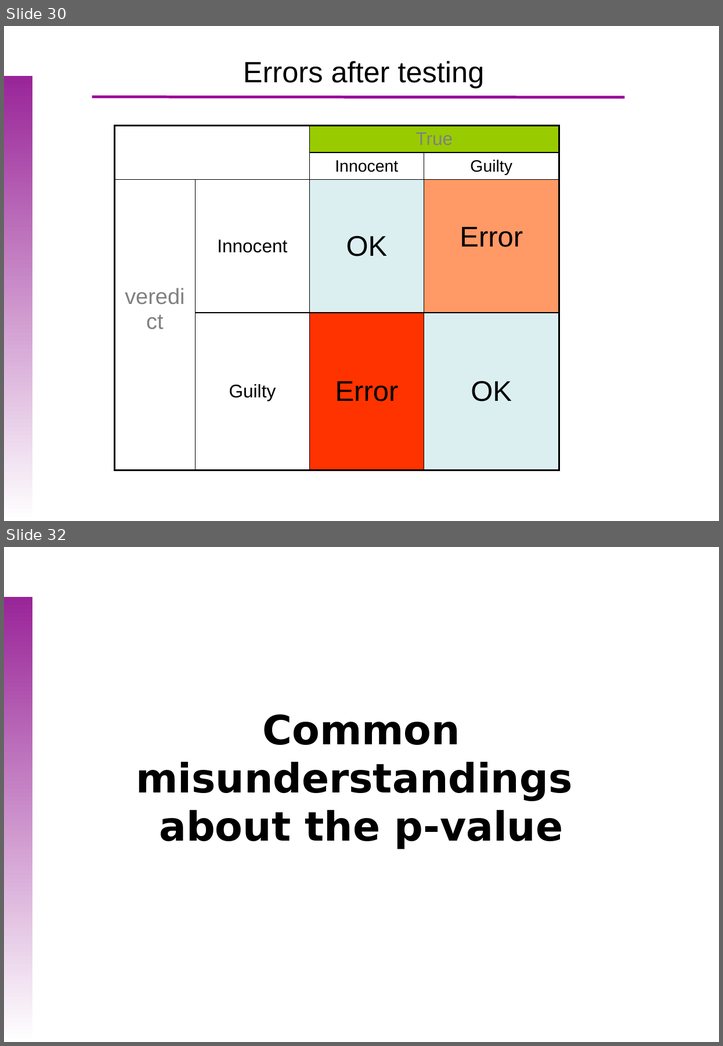
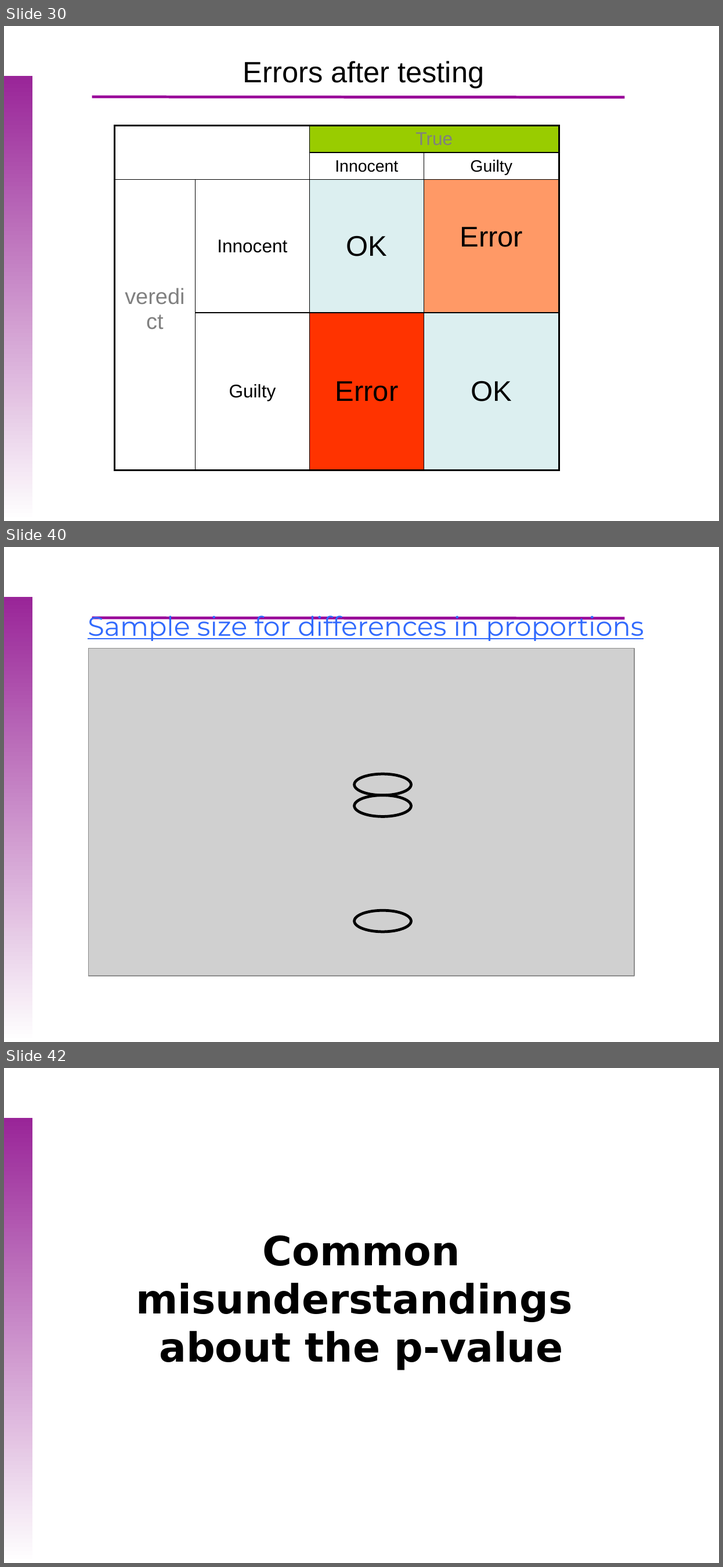
Before and after one commit to uebvhir/Course2020_Statistical-Analysis-with-R, a slide deck: Slides/StatisticsWithR-6-Principles_of_Hypothesis_Testing.pptx. Shown one above the other, each under a label of ours: slides 30 and 32 before the commit, slides 30, 40 and 42 after it; the slides between them are not shown. The pictures are 723x1046 and 723x1567 pixels, drawn with LibreOffice and Linux fonts; fonts in the diff are those of the drawing; grey boxes stand for pictures; background and template pictures are left out. Boxes give left, top, right and bottom in pixels: in the first picture for what was removed or moved away, otherwise in the second. Text is boxed around its words. In the diff, an @@ line names an element or a change of style, - is before the commit and + after.

```diff
--- a/Slides/StatisticsWithR-6-Principles_of_Hypothesis_Testing.pptx
+++ b/Slides/StatisticsWithR-6-Principles_of_Hypothesis_Testing.pptx
@@ slide 40 added at (x1=4, y1=547, x2=719, y2=1042), background picture (left out); not listed: 2 template elements that a slide beside it also shows @@
@@ text added at (x1=88, y1=615, x2=643, y2=641), 29.2 pt, text #316AFD, underline @@
+Sample size for differences in proportions
@@ picture added at (x1=89, y1=648, x2=634, y2=976) @@
@@ ellipse added at (x1=354, y1=774, x2=411, y2=795), outline #000000 3 pt @@
@@ ellipse added at (x1=354, y1=795, x2=411, y2=816), outline #000000 3 pt @@
@@ ellipse added at (x1=354, y1=911, x2=411, y2=932), outline #000000 3 pt @@
@@ what was slide 32 is now slide 42 @@
```
Also in this commit, not shown: 1 slide changed, 9 other slides added, 6 other files.
